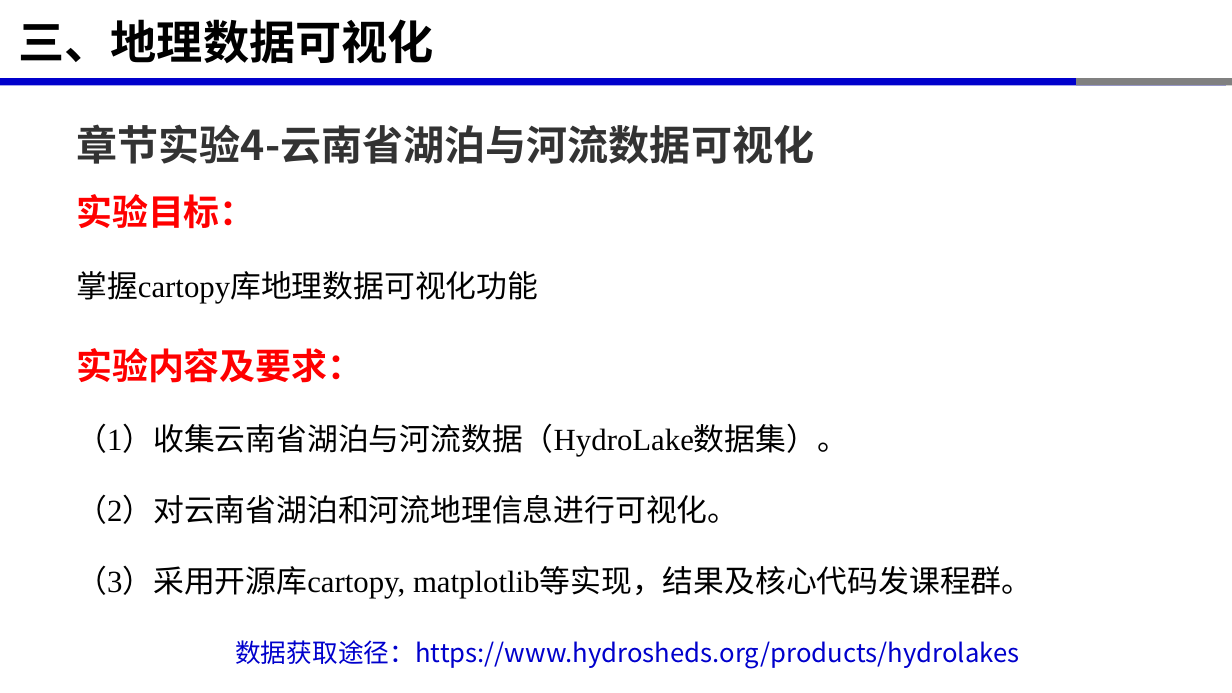
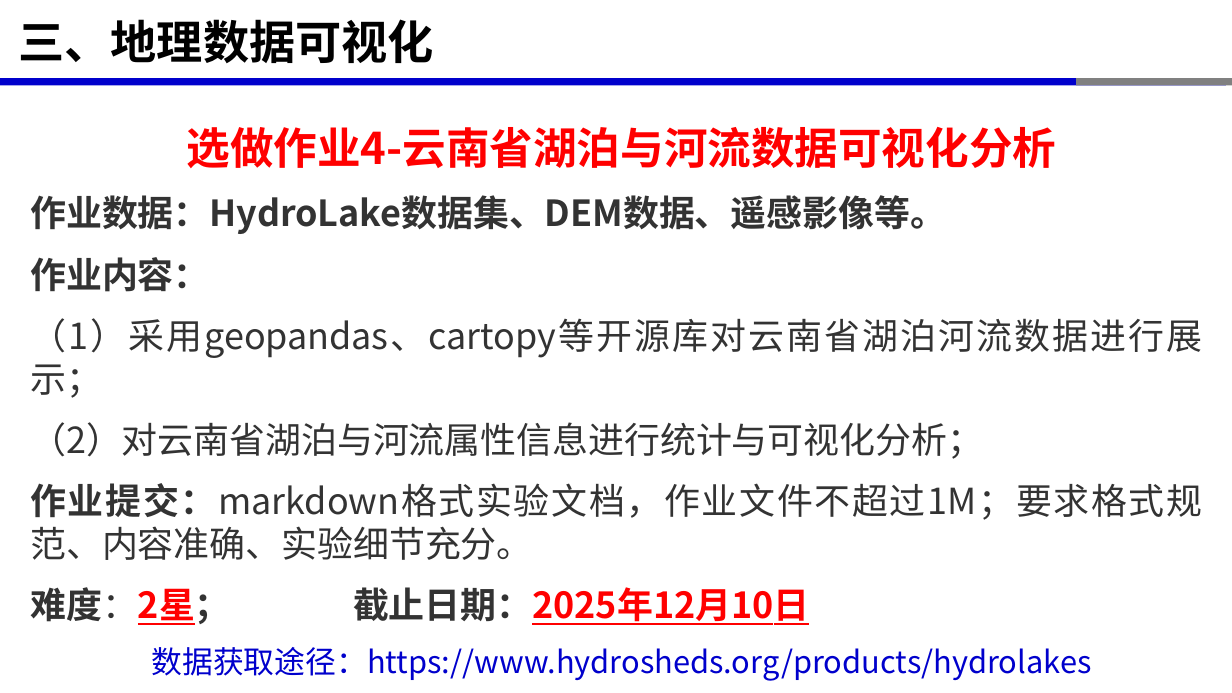
Before and after one commit to xinluo2018/open-source-gis-course, a slide deck: slide 34 of 第6章-GIS数据处理高级开源库-10课时/第6章-GIS数据处理高级开源库.pptx. Drawn at 1232x693 pixels with LibreOffice and Linux fonts; fonts in the diff are those of the drawing. Boxes give left, top, right and bottom in pixels: in the first picture for what was removed or moved away, otherwise in the second. Text is boxed around its words. In the diff, an @@ line names an element or a change of style, - is before the commit and + after.

```diff
--- a/第6章-GIS数据处理高级开源库-10课时/第6章-GIS数据处理高级开源库.pptx
+++ b/第6章-GIS数据处理高级开源库-10课时/第6章-GIS数据处理高级开源库.pptx
@@ text at (187, 127, 1057, 168): text changed; size 32 to 34 pt; text colour #333333 to #FF0000 @@
-章节实验4-云南省湖泊与河流数据可视化
+选做作业4-云南省湖泊与河流数据可视化分析
@@ text added at (30, 195, 1202, 625), 28 pt, text #333333 @@
+作业数据：HydroLake数据集、DEM数据、遥感影像等。
+作业内容：
+（1）采用geopandas、cartopy等开源库对云南省湖泊河流数据进行展示；
+（2）对云南省湖泊与河流属性信息进行统计与可视化分析；
+作业提交：markdown格式实验文档，作业文件不超过1M；要求格式规范、内容准确、实验细节充分。
+难度：2星； 截止日期：2025年12月10日
@@ text removed at (76, 194, 1032, 599) @@
-实验目标：
-掌握cartopy库地理数据可视化功能
-实验内容及要求：
-（1）收集云南省湖泊与河流数据（HydroLake数据集）。
-（2）对云南省湖泊和河流地理信息进行可视化。
-（3）采用开源库cartopy, matplotlib等实现，结果及核心代码发课程群。
@@ text "数据获取途径：https://www.hydrosheds.org/products/hydrolakes" at (152, 647, 1092, 681): size 20 to 24 pt; more space between paragraphs @@
```
Also in this commit, not shown: 2 other files.
